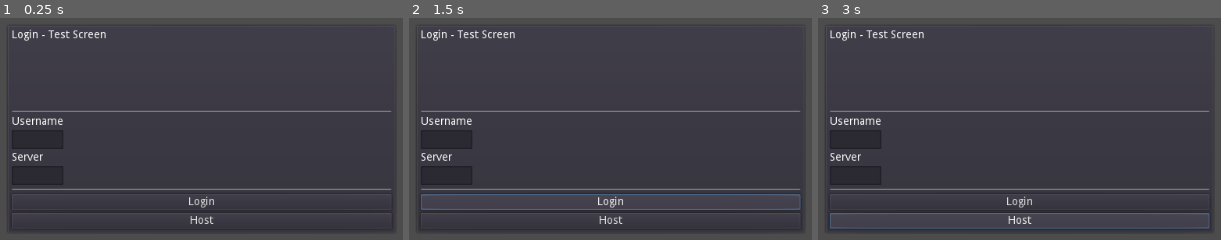
Above: before the commit, frames 1-3 (left to right).
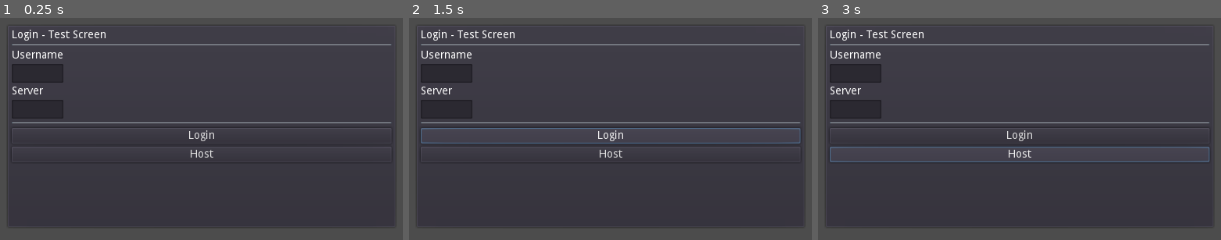
Above: after the commit, the same moments.

Repository: kyle-stevens/murder-mansion
Game: Godot game, scene res://scenes/TestLogin.tscn
The game is run twice, just before and just after one commit, with the same random seed, the same clock (stepped at 60 frames per second) and the same inputs. Before the commit the project has no main scene; this scene is started directly in both runs.
Inputs:
- Up to frame 1 (0.25 s): no input
- Up to frame 2 (1.5 s): click "Login" at 0.5 s; click "Login" at 1.25 s
- Up to frame 3 (3 s): click "Login" at 2 s; click "Host" at 2.75 s

The runs differ from the first frame. In frame 1, 4.9% of the frame differs, in the area x 2-98%, y 11-96%; in frame 2, 7.4%; in frame 3, 6.7%.
Error before the commit: Invalid call. Nonexistent function 'has' in base 'Nil'. (res://scripts/TestLogin.gd:17)

Commit message:
experimenting more with Flask server - v0.2.1

Diff:
--- a/mansion_v2/project.godot
+++ b/mansion_v2/project.godot
@@ -11,6 +11,7 @@
 [application]
 
 config/name="Mansion V 2"
+run/main_scene="res://scenes/TestLogin.tscn"
 config/icon="res://icon.png"
 
 [physics]
--- a/mansion_v2/scripts/TestLogin.gd
+++ b/mansion_v2/scripts/TestLogin.gd
@@ -3,20 +3,30 @@
 onready var user = get_node("PanelContainer/MarginContainer/VBoxContainer/GridContainer/user")
 onready var server = get_node("PanelContainer/MarginContainer/VBoxContainer/GridContainer/server")
 onready var http_request = HTTPRequest.new()
+onready var http_request_update = HTTPRequest.new()
 
 var host = "" #this will be changed later
-
+var player_list_local = []
 func _ready():
 	#HTTP request node
 	add_child(http_request)
 	http_request.connect("request_completed", self, "_http_request_completed")
+	add_child(http_request_update)
+	http_request_update.connect("update_request", self, "_update_request_complete")
+
+
 
 func _http_request_completed(result, response_code, headers, body):
 	var response = parse_json(body.get_string_from_utf8())
 	print(response)
-	if response.has("server"):
+	if response != null and response.has("server"):
 		print(response["server"])
 		host = response["server"]
+		$PanelContainer/MarginContainer/VBoxContainer/GridContainer/server.text = host
+	elif response != null and response.has("player_list"):
+		$PanelContainer/MarginContainer/VBoxContainer/Login_list.text = $PanelContainer/MarginContainer/VBoxContainer/Login_list.text
+		print("received")
+		player_list_local = response["player_list"]
 
 func _on_Join_pressed():
 	var fields = {"username" : user.text, "server" : server.text}
@@ -29,3 +39,13 @@
 	var result = http_request.request("http://127.0.0.1:5000/host", PoolStringArray(['Content-Type: application/json']), false, 2, to_json(fields))
 	if result != OK:
 		push_error("An error occurred in the HTTP request")
+
+
+
+func _process(delta):
+	var fields = {"server" : host, "request" : "update_list"}
+	if host != "":
+		var result = http_request.request("http://127.0.0.1:5000/update", PoolStringArray(['Content-Type: application/json']), false, 2, to_json(fields))
+	$PanelContainer/MarginContainer/VBoxContainer/Login_list.text = "Login - Test Screen"
+	for elem in player_list_local:
+		$PanelContainer/MarginContainer/VBoxContainer/Login_list.text += "\n" + elem
Not shown, changed: flask_server/app.py
